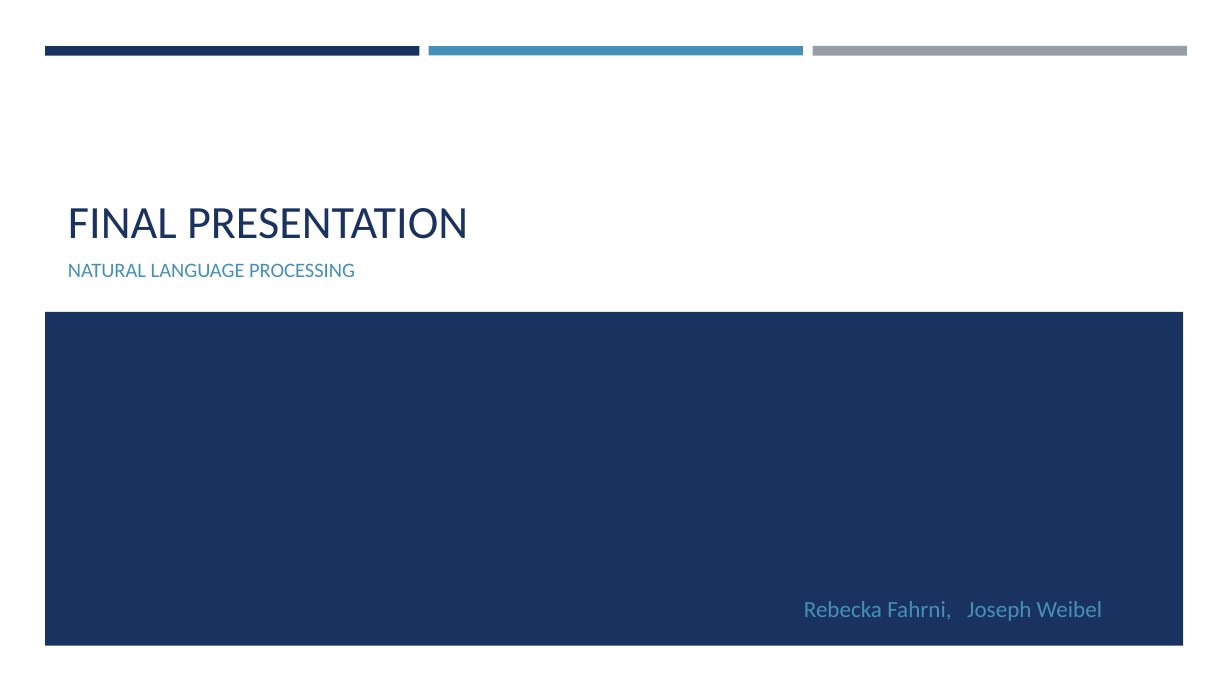
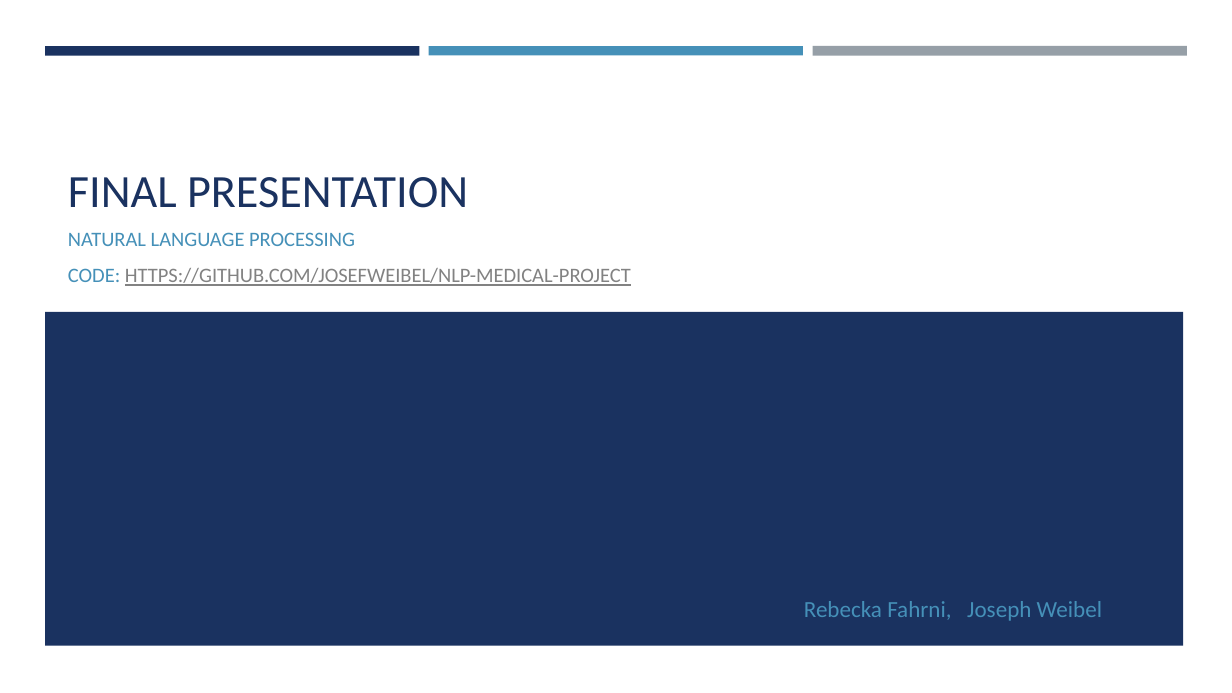
Before and after one commit to josefweibel/nlp-medical-project, a slide deck: slide 1 of presentations/Final Presentation.pptx. Drawn at 1232x693 pixels with LibreOffice and Linux fonts; fonts in the diff are those of the drawing. Boxes give left, top, right and bottom in pixels: in the first picture for what was removed or moved away, otherwise in the second. Text is boxed around its words. In the diff, an @@ line names an element or a change of style, - is before the commit and + after.

```diff
--- a/presentations/Final Presentation.pptx
+++ b/presentations/Final Presentation.pptx
@@ title "FINAL PRESENTATION": place and size @@
-title "FINAL PRESENTATION" at <box>68,208,468,239</box>
+title "FINAL PRESENTATION" at <box>68,177,468,208</box>
@@ subtitle "NATURAL LANGUAGE PROCESSING": place and size @@
-subtitle "NATURAL LANGUAGE PROCESSING" at <box>68,263,355,277</box>
+subtitle "NATURAL LANGUAGE PROCESSING" at <box>68,232,631,286</box>
@@ subtitle at <box>68,268,631,286</box>: paragraph added @@
+CODE: HTTPS://GITHUB.COM/JOSEFWEIBEL/NLP-MEDICAL-PROJECT
```
Also in this commit, not shown: 14 other slides changed, 14 slides added, 1 slide removed, 2 other files.
